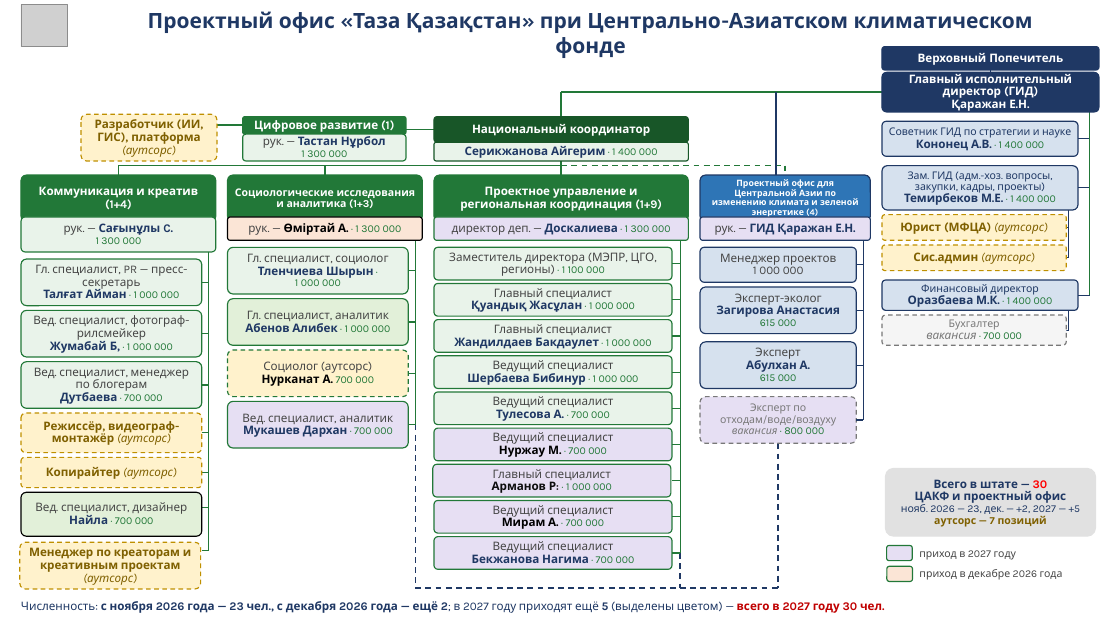
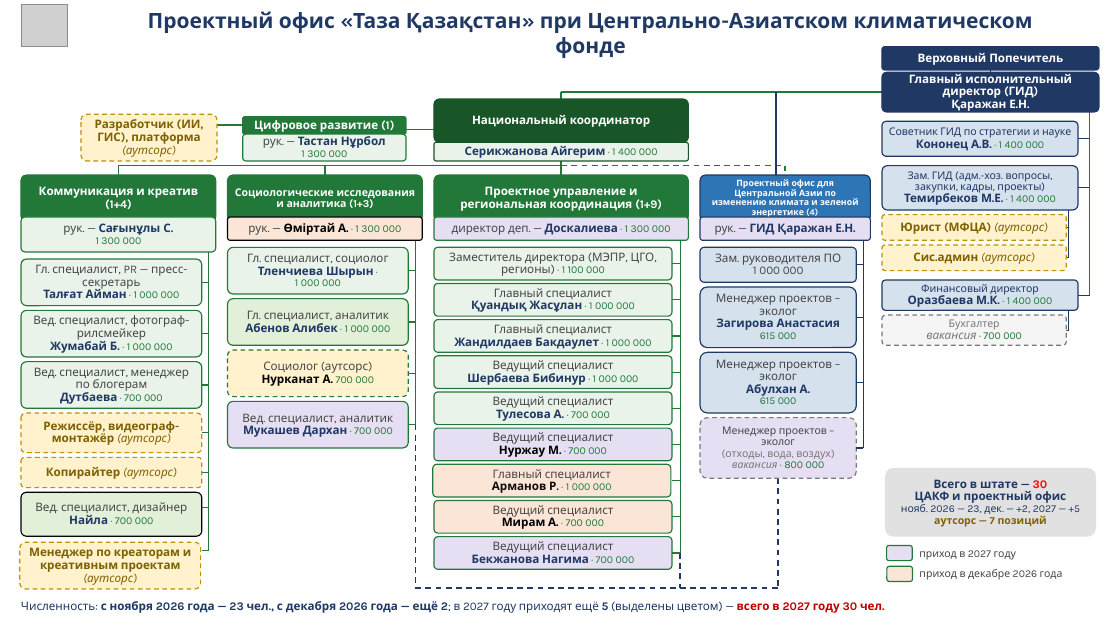
Before and after one commit to murat01042014/obsidian-vault, a slide deck: slide 1 of TAZA/_документы/Структура ЦАКФ и проектного офиса ТК – от Айгерим 20.10.pptx. Drawn at 1120x630 pixels with LibreOffice and Linux fonts; fonts in the diff are those of the drawing; grey boxes stand for pictures. Boxes give left, top, right and bottom in pixels: in the first picture for what was removed or moved away, otherwise in the second. Text is boxed around its words. In the diff, an @@ line names an element or a change of style, - is before the commit and + after.

```diff
--- a/TAZA/_документы/Структура ЦАКФ и проектного офиса ТК – от Айгерим 20.10.pptx
+++ b/TAZA/_документы/Структура ЦАКФ и проектного офиса ТК – от Айгерим 20.10.pptx
@@ rounded rectangle "Национальный координатор": place and size @@
-rounded rectangle "Национальный координатор" at box(434, 117, 689, 143)
+rounded rectangle "Национальный координатор" at box(434, 99, 689, 143)
@@ text in rounded rectangle at box(63, 223, 170, 244): text changed @@
-рук. — Сағынұлы C.
-1 300 000
+рук. — Сағынұлы С.
+1 300 000
@@ text in rounded rectangle at box(715, 253, 842, 274): text changed @@
-Менеджер проектов
-1 000 000
+Зам. руководителя ПО
+1 000 000
@@ line moved from (864, 240) - (864, 420) to (864, 240) - (864, 448) @@
@@ rounded rectangle "Менеджер проектов – эколог": place and size @@
-rounded rectangle "Менеджер проектов – эколог" at box(700, 287, 856, 334)
+rounded rectangle "Менеджер проектов – эколог" at box(700, 287, 856, 348)
@@ text in rounded rectangle at box(716, 293, 832, 319): text changed @@
-Эксперт-эколог
+Менеджер проектов – эколог
@@ line moved from (856, 310) - (864, 310) to (856, 318) - (864, 318) @@
@@ text in rounded rectangle at box(50, 339, 173, 353): text changed @@
-Жумабай Б, · 1 000 000
+Жумабай Б. · 1 000 000
@@ rounded rectangle "Менеджер проектов – эколог": place and size @@
-rounded rectangle "Менеджер проектов – эколог" at box(700, 342, 856, 389)
+rounded rectangle "Менеджер проектов – эколог" at box(700, 352, 856, 413)
@@ text in rounded rectangle at box(716, 359, 832, 380): text changed @@
-Эксперт
+Менеджер проектов – эколог
@@ line moved from (856, 365) - (864, 365) to (856, 383) - (864, 383) @@
@@ rounded rectangle "Менеджер проектов – эколог": place and size @@
-rounded rectangle "Менеджер проектов – эколог" at box(700, 397, 856, 444)
+rounded rectangle "Менеджер проектов – эколог" at box(700, 418, 856, 478)
@@ text in rounded rectangle at box(722, 426, 831, 460): text changed; text colour #787878 to #464646 @@
-Эксперт по отходам/воде/воздуху
+Менеджер проектов – эколог
+(отходы, вода, воздух)
@@ line moved from (856, 420) - (864, 420) to (856, 448) - (864, 448) @@
@@ rounded rectangle "Главный специалист" at box(433, 465, 670, 497): fill #E7DFF3 to #FBE5D6 @@
@@ line moved from (778, 444) - (778, 588) to (778, 478) - (778, 588) @@
@@ rounded rectangle "Ведущий специалист" at box(434, 501, 672, 534): fill #E7DFF3 to #FBE5D6 @@
@@ text in rounded rectangle at box(492, 481, 612, 493): text changed @@
-Арманов Р: · 1 000 000
+Арманов Р. · 1 000 000
```
Also in this commit, not shown: 5 other files.
